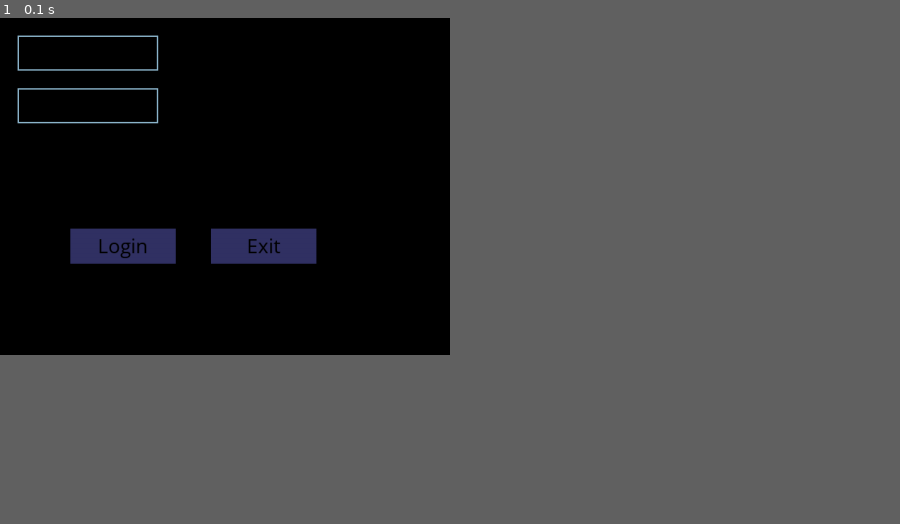
Above: before the commit, frame 1.
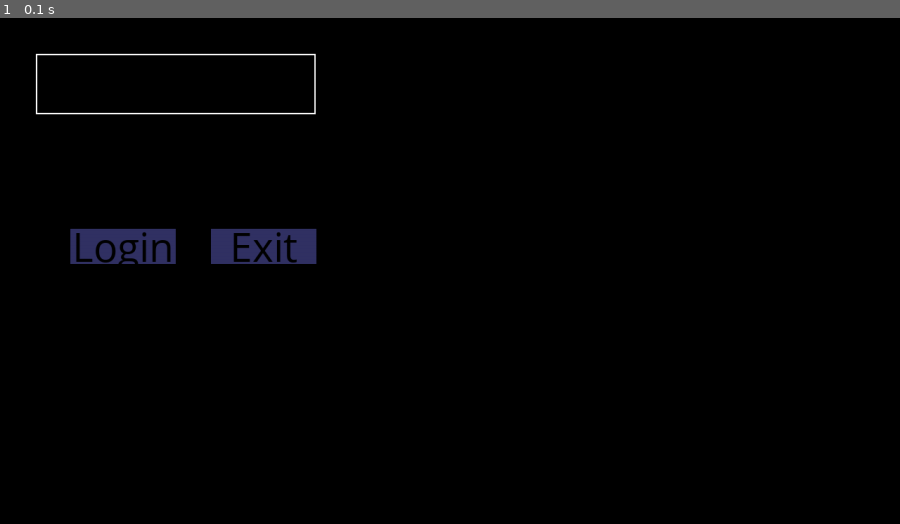
Above: after the commit, the same moment.

Repository: mattsavin/pygameLogin
Game: pygame game, started from main.py
Two runs of this game, one before a commit and one after it. Both use one fixed random seed, a clock stepped at 60 frames per second and the inputs below.
Inputs:
- Up to frame 1 (0.1 s): no input
The window is 450x337 before the commit and 900x506 after it. Grey fills any space a smaller window leaves; there, only what the larger window draws over its background counts as a difference.

The runs differ from the first frame. In frame 1, 1.1% of the frame differs, in the area x 1-36%, y 3-49%.

Commit message:
reformat the whole thing, im probably not finishing this lol

Diff:
--- a/button.py
+++ /dev/null
@@ -1,30 +0,0 @@
-import pygame
-
-
-class Button:
-    def __init__(self, color, x, y, width, height, text=""):
-        self.color = color
-        self.x = x
-        self.y = y
-        self.width = width
-        self.height = height
-        self.text = text
-
-    def draw(self, screen, outline=None):
-        if outline:
-            pygame.draw.rect(screen, outline, (self.x - 2, self.y - 2, self.width + 4, self.height + 4), 0)
-
-        pygame.draw.rect(screen, self.color, (self.x, self.y, self.width, self.height))
-
-        if self.text != "":
-            font = pygame.font.SysFont("Comic Sans MS", 30)
-            text = font.render(self.text, True, (0, 0, 0))
-            screen.blit(text,
-                        (self.x + (self.width / 2 - text.get_width() / 2),
-                         self.y + (self.height / 2 - text.get_height() / 2)))
-
-    def is_hovering(self, pos):
-        if self.x < pos[0] < self.x + self.width and self.y < pos[1] < self.y + self.height:
-            return True
-        else:
-            return False
--- a/main.py
+++ b/main.py
@@ -1,58 +1,122 @@
+import pygame
 import pygame.locals
-from button import *
-from textBox import *
+
+
+class Button:
+    def __init__(self, color, x, y, w, h, text=''):
+        self.color = color
+        self.x = x
+        self.y = y
+        self.width = w
+        self.height = h
+        self.text = text
+
+    def draw(self, win, outline=None):
+        if outline:
+            pygame.draw.rect(win, outline, (self.x - 2, self.y - 2, self.width + 4, self.height + 4), 0)
+
+        pygame.draw.rect(win, self.color, (self.x, self.y, self.width, self.height), 0)
+
+        if self.text != '':
+            font = pygame.font.SysFont('Comic Sans MS', 60)
+            text = font.render(self.text, True, (0, 0, 0))
+            win.blit(text,
+                     (self.x + (self.width / 2 - text.get_width() / 2),
+                      self.y + (self.height / 2 - text.get_height() / 2)))
+
+    def is_over(self, pos):
+        if self.x < pos[0] < self.x + self.width:
+            if self.y < pos[1] < self.y + self.height:
+                return True
+        else:
+            return False
+
+
+class TextInputBox(pygame.sprite.Sprite):
+    def __init__(self, x, y, w, font):
+        super().__init__()
+        self.color = (255, 255, 255)
+        self.backcolor = None
+        self.pos = (x, y)
+        self.width = w
+        self.font = font
+        self.active = False
+        self.text = ""
+        self.render_text()
+
+    def render_text(self):
+        t_surf = self.font.render(self.text, True, self.color, self.backcolor)
+        self.image = pygame.Surface((max(self.width, t_surf.get_width() + 10), t_surf.get_height() + 10),
+                                    pygame.SRCALPHA)
+        if self.backcolor:
+            self.image.fill(self.backcolor)
+        self.image.blit(t_surf, (5, 5))
+        pygame.draw.rect(self.image, self.color, self.image.get_rect().inflate(-2, -2), 2)
+        self.rect = self.image.get_rect(topleft=self.pos)
+
+    def update(self, event_list):
+        for event in event_list:
+            if event.type == pygame.MOUSEBUTTONDOWN and not self.active:
+                self.active = self.rect.collidepoint(event.pos)
+            if event.type == pygame.KEYDOWN and self.active:
+                if event.key == pygame.K_RETURN:
+                    self.active = False
+                elif event.key == pygame.K_BACKSPACE:
+                    self.text = self.text[:-1]
+                else:
+                    self.text += event.unicode
+                self.render_text()
 
 
 def update(dt):
-    for event in pygame.event.get():
-        if event.type == pygame.QUIT:
+    for e in pygame.event.get():
+        if e.type == pygame.locals.QUIT:
             pygame.quit()
             exit()
-        elif event.type == pygame.MOUSEBUTTONDOWN:
-            return event
+        elif e.type == pygame.MOUSEBUTTONDOWN:
+            return e
 
 
-def draw(screen, event):
-    screen.fill((0, 0, 0))
+def draw(s, e):
+    font = pygame.font.SysFont('Comic Sans MS', 60)
+    s.fill((0, 0, 0))
+
+    username_box = TextInputBox(50, 50, 400, font)
+    # password_box = TextInputBox(50, 150, 400, font)
+
+    group = pygame.sprite.Group(username_box)
 
     login_button = Button((50, 50, 100), 100, 300, 150, 50, "Login")
     exit_button = Button((50, 50, 100), 300, 300, 150, 50, "Exit")
-    username_input = InputBox(25, 25, 200, 50)
-    password_input = InputBox(25, 100, 200, 50)
 
-    input_boxes = [username_input, password_input]
-
-    if login_button.is_hovering(pygame.mouse.get_pos()) and event and event.type == pygame.MOUSEBUTTONDOWN:
+    if login_button.is_over(pygame.mouse.get_pos()) and e and e.type == pygame.MOUSEBUTTONDOWN:
         print("login")
-    elif exit_button.is_hovering(pygame.mouse.get_pos()) and event and event.type == pygame.MOUSEBUTTONDOWN:
+    elif exit_button.is_over(pygame.mouse.get_pos()) and e and e.type == pygame.MOUSEBUTTONDOWN:
         pygame.quit()
         exit()
 
+    group.update(pygame.event.get())
+
     login_button.draw(screen)
     exit_button.draw(screen)
-    for box in input_boxes:
-        box.handle_event(event)
-        box.update()
-        box.draw(screen)
+
+    group.draw(screen)
 
     pygame.display.flip()
 
 
-def create_screen():
+if __name__ == "__main__":
     pygame.init()
 
     fps = 60
+    fpsClock = pygame.time.Clock()
+
+    width, height = 1280, 720
+    screen = pygame.display.set_mode((width, height))
+
     dt = 1 / fps
-    fps_clock = pygame.time.Clock()
-
-    screen = pygame.display.set_mode((640, 480))
-
     while True:
         event = update(dt)
         draw(screen, event)
 
-        dt = fps_clock.tick(fps)
-
-
-if __name__ == "__main__":
-    create_screen()
+        dt = fpsClock.tick()
--- a/textBox.py
+++ /dev/null
@@ -1,48 +0,0 @@
-import pygame
-pygame.font.init()
-COLOUR_INACTIVE = pygame.Color('lightskyblue3')
-COLOUR_ACTIVE = pygame.Color('dodgerblue2')
-FONT = pygame.font.SysFont("Comic Sans MS", 30)
-
-
-class InputBox:
-    def __init__(self, x, y, w, h, text=''):
-        self.rect = pygame.Rect(x, y, w, h)
-        self.color = COLOUR_INACTIVE
-        self.text = text
-        self.txt_surface = FONT.render(text, True, self.color)
-        self.active = False
-
-    def handle_event(self, event):
-        if event:
-            if event.type == pygame.MOUSEBUTTONDOWN:
-                # If the user clicked on the input_box rect.
-                if self.rect.collidepoint(event.pos):
-                    # Toggle the active variable.
-                    self.active = not self.active
-                else:
-                    self.active = False
-                # Change the current color of the input box.
-                self.color = COLOUR_ACTIVE if self.active else COLOUR_INACTIVE
-            if event.type == pygame.KEYDOWN:
-                if self.active:
-                    if event.key == pygame.K_RETURN:
-                        print(self.text)
-                        self.text = ''
-                    elif event.key == pygame.K_BACKSPACE:
-                        self.text = self.text[:-1]
-                    else:
-                        self.text += event.unicode
-                    # Re-render the text.
-                    self.txt_surface = FONT.render(self.text, True, self.color)
-
-    def update(self):
-        # Resize the box if the text is too long.
-        width = max(200, self.txt_surface.get_width()+10)
-        self.rect.w = width
-
-    def draw(self, screen):
-        # Blit the text.
-        screen.blit(self.txt_surface, (self.rect.x+5, self.rect.y+5))
-        # Blit the rect.
-        pygame.draw.rect(screen, self.color, self.rect, 2)
